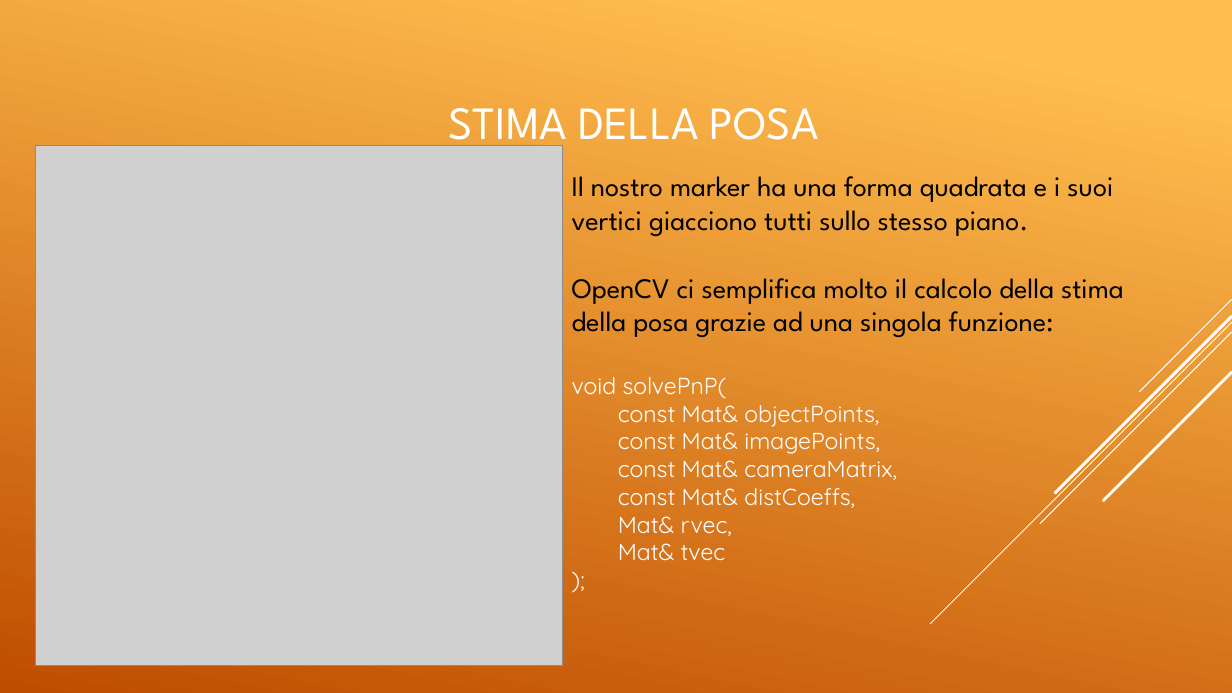
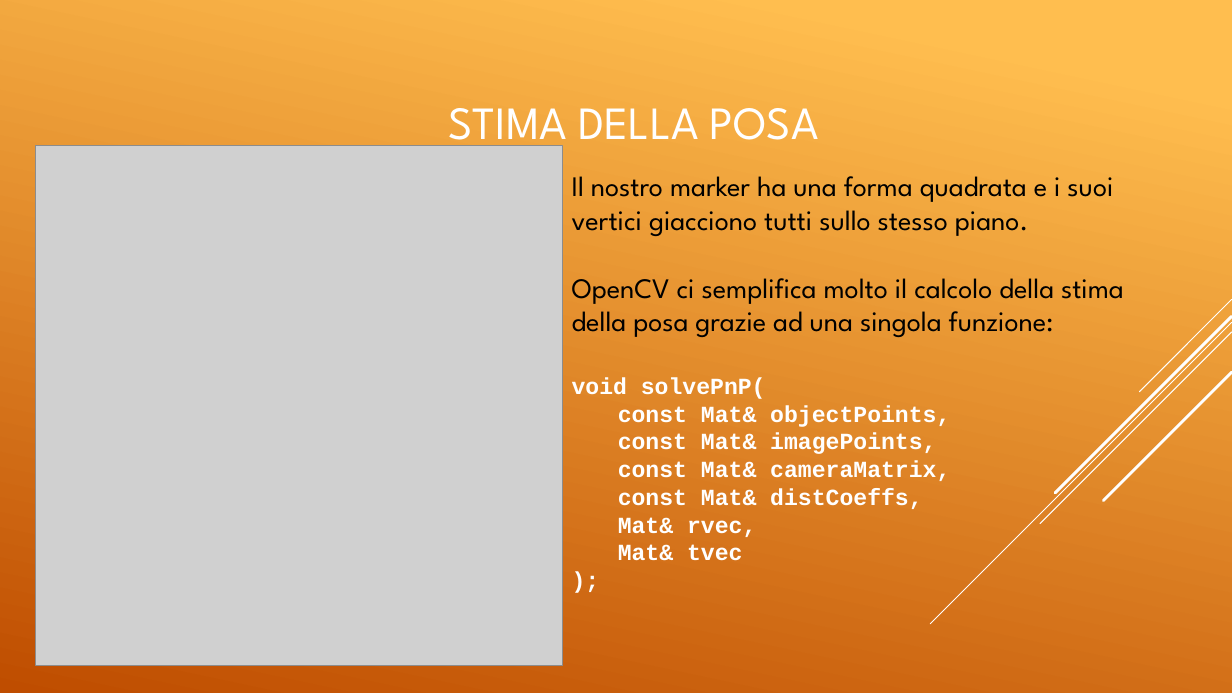
Before and after one commit to elvisdukaj/presentazione, a slide deck: slide 24 of presentazione/Tesina Elvis.pptx (slide 23 before the commit). Drawn at 1232x693 pixels with LibreOffice and Linux fonts; fonts in the diff are those of the drawing; grey boxes stand for pictures. Boxes give left, top, right and bottom in pixels: in the first picture for what was removed or moved away, otherwise in the second. Text is boxed around its words. In the diff, an @@ line names an element or a change of style, - is before the commit and + after.

Commit message:
versione finale della tesina

```diff
--- a/presentazione/Tesina Elvis.pptx
+++ b/presentazione/Tesina Elvis.pptx
@@ text at box(572, 377, 950, 561): font Quicksand to Courier New, bold on in "void solvePnP(", "const Mat& objectPoints,", "const Mat& imagePoints,", "const Mat& cameraMatrix," and 4 more places @@
```
Also in this commit, not shown: 2 other slides changed, 4 slides added, 6 other files.
